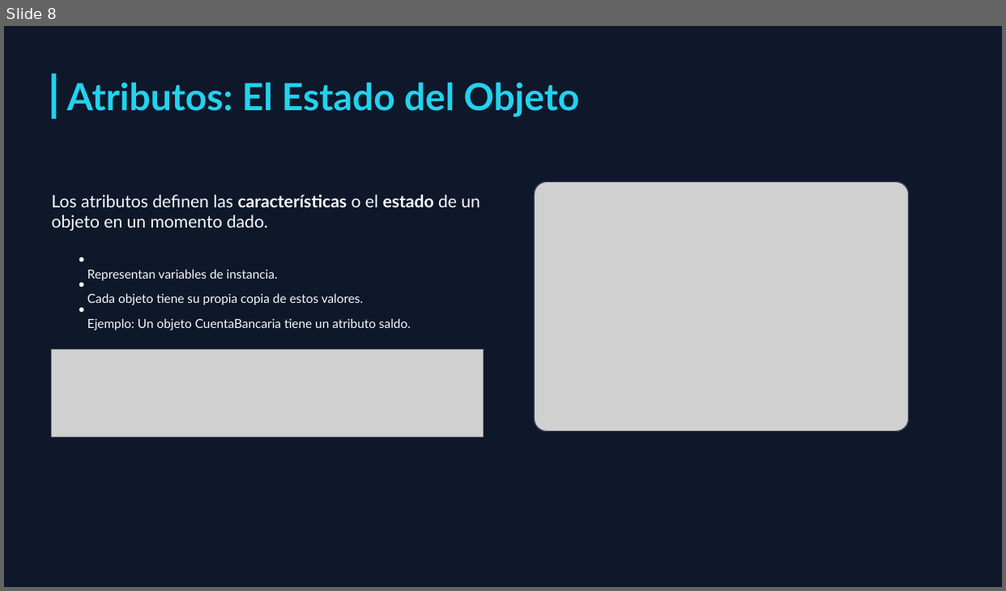
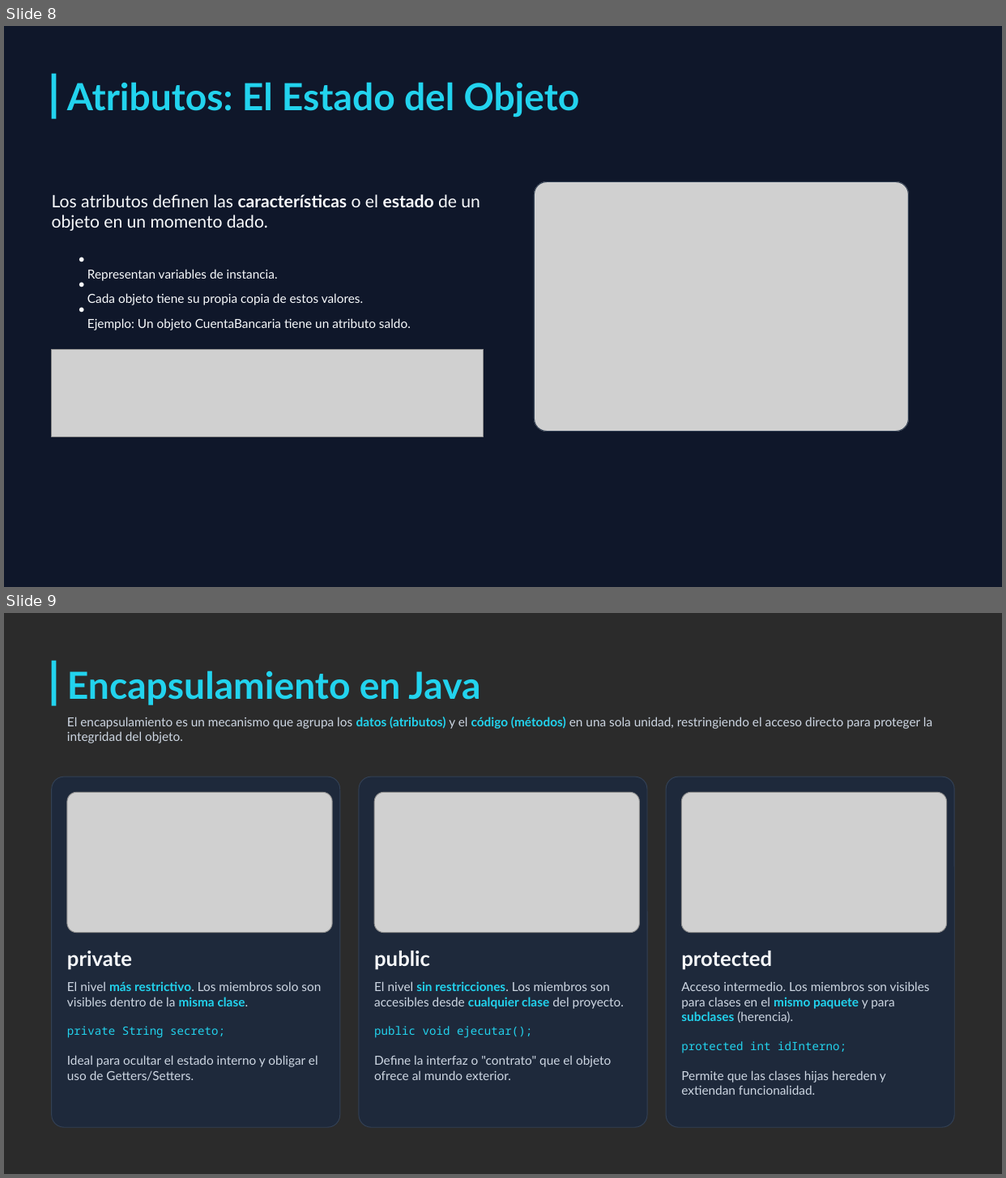
Before and after one commit to MelvinSevilla/programacionBasica, a slide deck: II UNIDAD/Presentaciones/II UNIDAD Programación Orientada a Objetos.pptx. Shown one above the other, each under a label of ours: slide 8 before the commit, slides 8 and 9 after it. The pictures are 1006x591 and 1006x1178 pixels, drawn with LibreOffice and Linux fonts; fonts in the diff are those of the drawing; grey boxes stand for pictures; background and template pictures are left out; a plain dark background stands for a picture behind light text. Boxes give left, top, right and bottom in pixels: in the first picture for what was removed or moved away, otherwise in the second. Text is boxed around its words. In the diff, an @@ line names an element or a change of style, - is before the commit and + after.

```diff
--- a/II UNIDAD/Presentaciones/II UNIDAD Programación Orientada a Objetos.pptx
+++ b/II UNIDAD/Presentaciones/II UNIDAD Programación Orientada a Objetos.pptx
@@ slide 9 added at bbox=[4, 613, 1002, 1174], background picture (left out) @@
@@ rectangle added at bbox=[52, 661, 57, 706], fill #22D3EE @@
@@ text added at bbox=[67, 671, 480, 705], 36 pt, text #22D3EE, bold @@
+Encapsulamiento en Java
@@ text added at bbox=[67, 717, 932, 743], 12 pt, text #CDD6E2 @@
+El encapsulamiento es un mecanismo que agrupa los datos (atributos) y el código (métodos) en una sola unidad, restringiendo el acceso directo para proteger la integridad del objeto.
@@ group added at bbox=[52, 777, 340, 1128]: 2 texts, 1 rounded rectangle, 1 picture @@
+private
+El nivel más restrictivo. Los miembros solo son visibles dentro de la misma clase.
+private String secreto;
+Ideal para ocultar el estado interno y obligar el uso de Getters/Setters.
@@ group added at bbox=[359, 777, 647, 1128]: 2 texts, 1 rounded rectangle, 1 picture @@
+public
+El nivel sin restricciones. Los miembros son accesibles desde cualquier clase del proyecto.
+public void ejecutar();
+Define la interfaz o "contrato" que el objeto ofrece al mundo exterior.
@@ group added at bbox=[666, 777, 954, 1128]: 2 texts, 1 rounded rectangle, 1 picture @@
+protected
+Acceso intermedio. Los miembros son visibles para clases en el mismo paquete y para subclases (herencia).
+protected int idInterno;
+Permite que las clases hijas hereden y extiendan funcionalidad.
```
Also in this commit, not shown: 7 other slides added, 1 slide removed, 2 other files.
